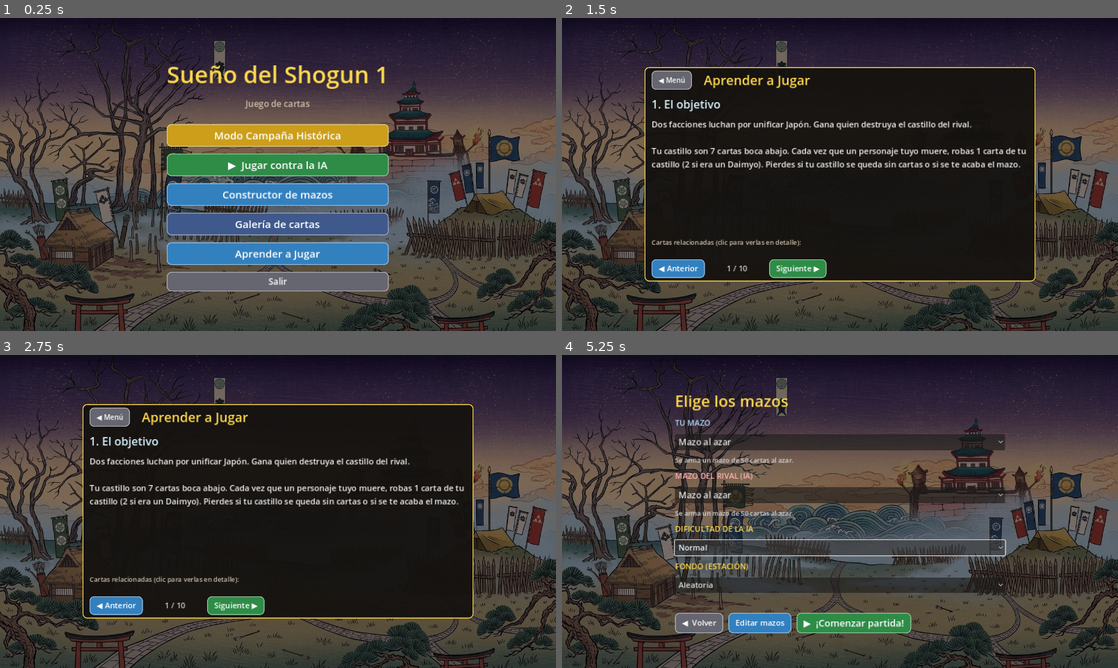
Above: before the commit, frames 1-4 (two rows, left to right).
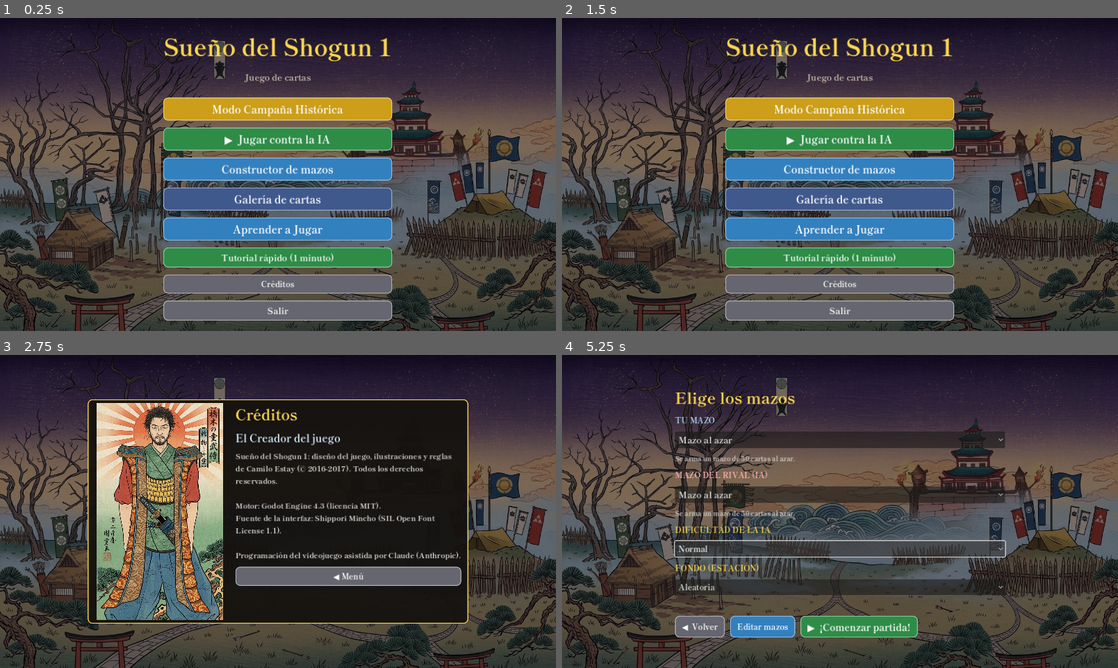
Above: after the commit, the same moments.

Repository: CamiloFSC/sueno-del-shogun-1
Game: Godot game, scene res://scenes/menu.tscn
Two runs of this game, one before a commit and one after it. Both use one fixed random seed, a clock stepped at 60 frames per second and the inputs below.
Inputs (mouse positions are in pixels of both pictures, inside the frame that each line leads up to):
- Up to frame 1 (0.25 s): no input
- Up to frame 2 (1.5 s): click (840, 259) at 0.5 s, where only the run after the commit has a clickable "Tutorial rápido (1 minuto)"; click (862, 227) at 1.25 s, where only the run after the commit has a clickable "☰"
- Up to frame 3 (2.75 s): click (278, 621) at 2 s, where only the run after the commit has a clickable "Créditos"
- Up to frame 4 (5.25 s): click "◀ Menú" at 2.75 s; click "▶ Jugar contra la IA" at 3.5 s; click "Normal" at 4.25 s; click "Normal" at 5 s

The runs differ from the first frame. In frame 1, 26% of the frame differs, in the area x 29-71%, y 6-97%; in frame 2, 50%, in the area x 14-86%, y 6-97%; in frame 3, 25%; in frame 4, 6.8%.

Commit message:
Tutorial de 1 minuto, créditos y fuente Shippori Mincho
Co-Authored-By: Claude Sonnet 5.5 <noreply@anthropic.com>
Claude-Session: https://claude.ai/code/session_01SXkyw6w24FB2wGrFvVxDHm

Diff:
--- a/scripts/game.gd
+++ b/scripts/game.gd
@@ -31,6 +31,7 @@
 var cost_tax: Array = []         # impuestos de Honor temporales (Yoshiharu): {player, clan, turn}
 var duel_id := 0                # sube en cada duelo; la UI lo usa para animar
 var last_duel: Dictionary = {}   # resultado del último duelo de dados (para la interfaz)
+var first_player := -1           # -1 = al azar (el tutorial fuerza 0 = el jugador)
 var ai_level := 1                # dificultad de la IA rival (jugador 1): 0 Fácil .. 3 Pesadilla (hace trampa)
 var sfx_enabled := false         # la interfaz lo activa para recibir avisos de sonido
 var sfx: Array = []              # sonidos pendientes: "dados", "espadas", "barajar", "robar", "descartar"
@@ -73,7 +74,7 @@
 			players[p].hand.append(players[p].deck.pop_back())
 		for i in CASTLE_SIZE:
 			players[p].castle.append(players[p].deck.pop_back())
-	turn_player = rng.randi() % 2
+	turn_player = first_player if first_player >= 0 else rng.randi() % 2
 	_sfx("barajar")
 	_log("Empieza %s." % players[turn_player].name)
 	_start_turn()
--- a/scripts/game_config.gd
+++ b/scripts/game_config.gd
@@ -10,4 +10,5 @@
 static var start_screen := ""      # pantalla con la que abre el menú ("campana" al volver de un duelo de campaña)
 static var difficulty := 1         # 0 Fácil, 1 Normal, 2 Difícil, 3 Pesadilla
 static var season := 0             # fondo: 0 al azar, 1 primavera, 2 verano, 3 otoño, 4 invierno
+static var tutorial := false       # partida guiada de ~1 minuto con flechas
 static var campaign_level := 0     # 0 = partida normal; 1..7 = duelo de la Campaña Histórica
--- a/scripts/main.gd
+++ b/scripts/main.gd
@@ -97,10 +97,15 @@
 		var fuertes := [4, 0]   # Unificadores, Sombras Ninja (los de más victorias en el análisis de balance)
 		var pk: int = fuertes[rng.randi() % fuertes.size()]
 		deck_opp = DeckStore.preset_deck(pk)
+	if GameConfig.tutorial:
+		g.first_player = 0
 	g.setup(deck_me, deck_opp, rng.randi(), ["Tú", "Rival IA"])
-	g.ai_level = GameConfig.difficulty
+	g.ai_level = 0 if GameConfig.tutorial else GameConfig.difficulty
 	g.changed.connect(_refresh)
 	_refresh()
+	if GameConfig.tutorial:
+		GameConfig.tutorial = false
+		_start_tutorial()
 
 # ------------------------------------------------------------------ construcción
 
@@ -1457,3 +1462,19 @@
 	layer.modulate.a = 0.0
 	add_child(layer)
 	create_tween().tween_property(layer, "modulate:a", 1.0, 1.2)
+
+
+## Tutorial de ~1 minuto: 7 pasos que señalan el tablero real.
+func _start_tutorial() -> void:
+	await get_tree().process_frame
+	await get_tree().process_frame
+	var tut := TutorialOverlay.new()
+	add_child(tut)
+	tut.start([
+		{"target": castle_me, "dir": "left", "text": "Este es TU CASTILLO: 7 cartas. Cada vez que un personaje tuyo muere, pierdes una. Si se acaban, pierdes la partida. Lo mismo vale para el castillo del rival."},
+		{"target": info_me, "dir": "up", "text": "El HONOR es tu dinero. Ganas 1 al empezar cada turno y lo gastas para bajar guerreros a la mesa."},
+		{"target": hand_scroll, "dir": "down", "text": "Esta es tu MANO. Las cartas con borde dorado se pueden bajar con tu Honor actual. Con el mouse encima, el botón Zoom las muestra en grande; también puedes arrastrar la mano de lado."},
+		{"target": zone_me, "dir": "down", "text": "Tu CAMPO: 1 guerrero ACTIVO (el que pelea) y hasta 3 PASIVOS en espera. Una vez por turno puedes cambiar un pasivo por el activo."},
+		{"target": bar, "dir": "down", "text": "Aquí atacas: al guerrero rival (duelo obligatorio) o al castillo (el rival puede resistir). Luego pulsas «Terminar turno»."},
+		{"target": log_box, "dir": "left", "text": "En un DUELO cada guerrero tira tantos dados como su ATAQUE. Gana el total más alto; el perdedor muere. Aquí verás el registro y los dados."},
+		{"target": pile_deck[0], "dir": "up", "text": "Tu MAZO y tu POZO de descarte. Si tu mazo se acaba, pierdes. ¡Listo! Baja un guerrero, ataca y destruye el castillo rival. Suerte, Shogun."}])
--- a/scripts/menu.gd
+++ b/scripts/menu.gd
@@ -21,6 +21,7 @@
 var gal_ids: Array = []
 var play_screen: Control
 var guide: Control
+var credits: Control
 var guide_page := 0
 var guide_title: Label
 var guide_body: Label
@@ -76,6 +77,7 @@
 	_build_gallery()
 	_build_campaign()
 	_build_guide()
+	_build_credits()
 	viewer = CardViewer.new()
 	add_child(viewer)
 	if GameConfig.start_screen == "campana":
@@ -85,7 +87,7 @@
 		_show(home)
 
 func _show(c: Control) -> void:
-	for s in [home, play_screen, editor, gallery, campaign, guide]:
+	for s in [home, play_screen, editor, gallery, campaign, guide, credits]:
 		s.visible = (s == c)
 	if c == play_screen:
 		_refresh_play()
@@ -166,6 +168,8 @@
 	vb.add_child(_btn("Constructor de mazos", "go", func(): _show(editor), 24))
 	vb.add_child(_btn("Galería de cartas", "end", func(): _show(gallery), 24))
 	vb.add_child(_btn("Aprender a Jugar", "go", func(): guide_page = 0; _refresh_guide(); _show(guide), 24))
+	vb.add_child(_btn("Tutorial rápido (1 minuto)", "good", _start_tutorial_game, 20))
+	vb.add_child(_btn("Créditos", "neutral", func(): _show(credits), 18))
 	vb.add_child(_btn("Salir", "neutral", func(): get_tree().quit(), 20))
 
 # ------------------------------------------------------------------ elegir mazos para jugar
@@ -894,3 +898,40 @@
 		ob.add_item(n)
 	ob.select(GameConfig.season)
 	return ob
+
+func _start_tutorial_game() -> void:
+	GameConfig.deck_me = DeckStore.preset_deck(4)     # mazo Unificadores
+	GameConfig.deck_opp = DeckStore.preset_deck(1)
+	GameConfig.name_me = "Unificadores"
+	GameConfig.name_opp = "Espadas Ronin"
+	GameConfig.campaign_level = 0
+	GameConfig.tutorial = true
+	get_tree().change_scene_to_file("res://scenes/main.tscn")
+
+func _build_credits() -> void:
+	credits = _screen()
+	var cc := CenterContainer.new()
+	cc.set_anchors_preset(Control.PRESET_FULL_RECT)
+	credits.add_child(cc)
+	var panel := PanelContainer.new()
+	panel.add_theme_stylebox_override("panel", _box(Color(0.08, 0.07, 0.06, 0.95), Color(1.0, 0.85, 0.3)))
+	cc.add_child(panel)
+	var row := HBoxContainer.new()
+	row.add_theme_constant_override("separation", 24)
+	panel.add_child(row)
+	var pic := TextureRect.new()
+	pic.texture = ExtraArt.creator()
+	pic.expand_mode = TextureRect.EXPAND_IGNORE_SIZE
+	pic.stretch_mode = TextureRect.STRETCH_KEEP_ASPECT_CENTERED
+	pic.custom_minimum_size = Vector2(300, 500)
+	row.add_child(pic)
+	var vb := VBoxContainer.new()
+	vb.add_theme_constant_override("separation", 10)
+	vb.custom_minimum_size = Vector2(520, 0)
+	row.add_child(vb)
+	vb.add_child(_lbl("Créditos", 34, Color(1.0, 0.85, 0.3)))
+	vb.add_child(_lbl("El Creador del juego", 24, Color(0.85, 0.95, 1.0)))
+	var t := _lbl("Sueño del Shogun 1: diseño del juego, ilustraciones y reglas de Camilo Estay (© 2016-2017). Todos los derechos reservados.\n\nMotor: Godot Engine 4.3 (licencia MIT).\nFuente de la interfaz: Shippori Mincho (SIL Open Font License 1.1).\n\nProgramación del videojuego asistida por Claude (Anthropic).", 17, Color(0.9, 0.9, 0.9))
+	t.autowrap_mode = TextServer.AUTOWRAP_WORD_SMART
+	vb.add_child(t)
+	vb.add_child(_btn("◀ Menú", "neutral", func(): _show(home), 18))
--- /dev/null
+++ b/scripts/tutorial_overlay.gd
@@ -0,0 +1,149 @@
+class_name TutorialOverlay
+extends Control
+## Tutorial de ~1 minuto: señala con flechas las partes del tablero real. Avanza solo (o con clic / botones).
+
+signal finished
+
+const STEP_SEC := 8.5
+var steps: Array = []     # {target: Control, text: String, dir: "up"|"down"|"left"}
+var idx := -1
+var _frame: Panel
+var _arrow: Label
+var _box: PanelContainer
+var _txt: Label
+var _count: Label
+var _bar: ProgressBar
+var _tween: Tween
+var _elapsed := 0.0
+var _arrow_t := 0.0
+
+func _init() -> void:
+	set_anchors_preset(Control.PRESET_FULL_RECT)
+	mouse_filter = Control.MOUSE_FILTER_IGNORE
+	z_index = 170
+
+func start(list: Array) -> void:
+	steps = list
+	_frame = Panel.new()
+	var sb := StyleBoxFlat.new()
+	sb.bg_color = Color(1, 0.85, 0.2, 0.10)
+	sb.border_color = Color(1.0, 0.85, 0.2)
+	sb.set_border_width_all(4)
+	sb.set_corner_radius_all(10)
+	_frame.add_theme_stylebox_override("panel", sb)
+	_frame.mouse_filter = Control.MOUSE_FILTER_IGNORE
+	add_child(_frame)
+	_arrow = Label.new()
+	_arrow.add_theme_font_size_override("font_size", 72)
+	_arrow.add_theme_color_override("font_color", Color(1.0, 0.85, 0.2))
+	_arrow.add_theme_color_override("font_outline_color", Color.BLACK)
+	_arrow.add_theme_constant_override("outline_size", 10)
+	_arrow.mouse_filter = Control.MOUSE_FILTER_IGNORE
+	add_child(_arrow)
+	_box = PanelContainer.new()
+	var bs := StyleBoxFlat.new()
+	bs.bg_color = Color(0.06, 0.05, 0.04, 0.96)
+	bs.border_color = Color(1.0, 0.85, 0.2)
+	bs.set_border_width_all(3)
+	bs.set_corner_radius_all(12)
+	bs.set_content_margin_all(14)
+	_box.add_theme_stylebox_override("panel", bs)
+	_box.custom_minimum_size = Vector2(520, 0)
+	_box.mouse_filter = Control.MOUSE_FILTER_STOP
+	add_child(_box)
+	var vb := VBoxContainer.new()
+	vb.add_theme_constant_override("separation", 8)
+	_box.add_child(vb)
+	_count = Label.new()
+	_count.add_theme_font_size_override("font_size", 15)
+	_count.add_theme_color_override("font_color", Color(0.8, 0.75, 0.6))
+	vb.add_child(_count)
+	_txt = Label.new()
+	_txt.autowrap_mode = TextServer.AUTOWRAP_WORD_SMART
+	_txt.custom_minimum_size = Vector2(490, 0)
+	_txt.add_theme_font_size_override("font_size", 20)
+	vb.add_child(_txt)
+	_bar = ProgressBar.new()
+	_bar.max_value = STEP_SEC
+	_bar.show_percentage = false
+	_bar.custom_minimum_size = Vector2(0, 8)
+	vb.add_child(_bar)
+	var row := HBoxContainer.new()
+	row.add_theme_constant_override("separation", 8)
+	vb.add_child(row)
+	for def in [["◀", -1], ["▶", 1]]:
+		var b := Button.new()
+		b.text = def[0]
+		b.focus_mode = Control.FOCUS_NONE
+		var d: int = def[1]
+		b.pressed.connect(func(): _go(idx + d))
+		row.add_child(b)
+	var sk := Button.new()
+	sk.text = "Saltar tutorial"
+	sk.focus_mode = Control.FOCUS_NONE
+	sk.pressed.connect(_end)
+	row.add_child(sk)
+	_go(0)
+
+func _go(i: int) -> void:
+	if i < 0:
+		i = 0
+	if i >= steps.size():
+		_end()
+		return
+	idx = i
+	_elapsed = 0.0
+	var st: Dictionary = steps[i]
+	_txt.text = st.text
+	_count.text = "Tutorial · paso %d de %d" % [i + 1, steps.size()]
+	await get_tree().process_frame
+	var t: Control = st.target
+	var S := get_viewport_rect().size
+	var r := t.get_global_rect().grow(6.0)
+	_frame.position = r.position
+	_frame.size = r.size
+	var dir: String = st.dir
+	_arrow.text = {"up": "▲", "down": "▼", "left": "◀", "right": "▶"}[dir]
+	_arrow.size = Vector2(60, 90)
+	var ap: Vector2
+	match dir:
+		"up": ap = Vector2(r.position.x + r.size.x * 0.5 - 30.0, r.end.y + 4.0)
+		"down": ap = Vector2(r.position.x + r.size.x * 0.5 - 30.0, r.position.y - 86.0)
+		"left": ap = Vector2(r.end.x + 4.0, r.position.y + r.size.y * 0.5 - 45.0)
+		_: ap = Vector2(r.position.x - 64.0, r.position.y + r.size.y * 0.5 - 45.0)
+	ap.x = clampf(ap.x, 4.0, S.x - 64.0)
+	ap.y = clampf(ap.y, 4.0, S.y - 94.0)
+	_arrow.position = ap
+	_arrow.set_meta("base", ap)
+	# el cuadro de texto va donde no tape el objetivo
+	_box.reset_size()
+	var bw: float = _box.size.x
+	var bh: float = _box.size.y
+	var cands := [Vector2(S.x * 0.5 - bw * 0.5, 90.0), Vector2(S.x * 0.5 - bw * 0.5, S.y - bh - 90.0),
+		Vector2(16.0, 90.0), Vector2(16.0, S.y - bh - 90.0), Vector2(S.x - bw - 16.0, 90.0)]
+	var best: Vector2 = cands[0]
+	for c in cands:
+		var cr := Rect2(c, Vector2(bw, bh))
+		if not cr.intersects(r.grow(70.0)):
+			best = c
+			break
+	_box.position = Vector2(clampf(best.x, 4.0, S.x - bw - 4.0), best.y)
+
+func _process(dt: float) -> void:
+	if steps.is_empty() or idx < 0:
+		return
+	_elapsed += dt
+	_bar.value = _elapsed
+	_arrow_t += dt * 6.0
+	if _arrow.has_meta("base"):
+		var b: Vector2 = _arrow.get_meta("base")
+		var off := sin(_arrow_t) * 10.0
+		var d: String = steps[idx].dir
+		_arrow.position = b + (Vector2(0, off) if d in ["up", "down"] else Vector2(off, 0))
+	if _elapsed >= STEP_SEC:
+		_go(idx + 1)
+
+func _end() -> void:
+	set_process(false)
+	finished.emit()
+	queue_free()
Not shown, added: assets/fuentes/OFL-ShipporiMincho.txt
Binary file added: assets/fuentes/ShipporiMincho-Bold.woff2
Not shown, added: assets/fuentes/ShipporiMincho-Bold.woff2.import
Not shown, changed: docs/REGLAS_MOTOR.md
